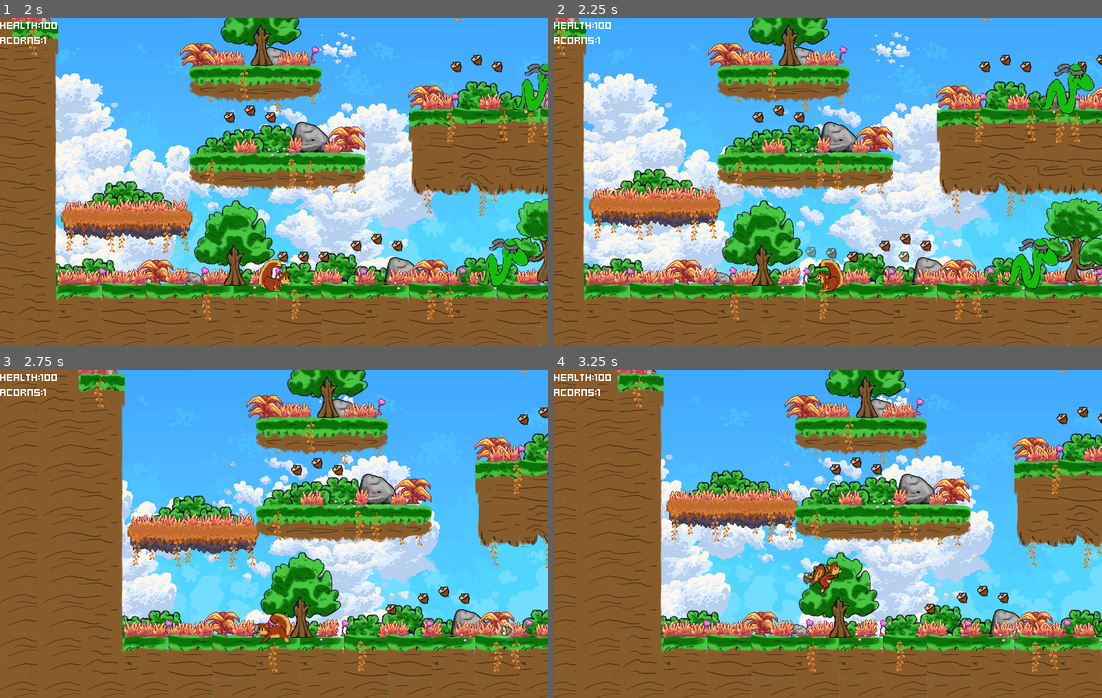
Above: before the commit, frames 1-4 (two rows, left to right).
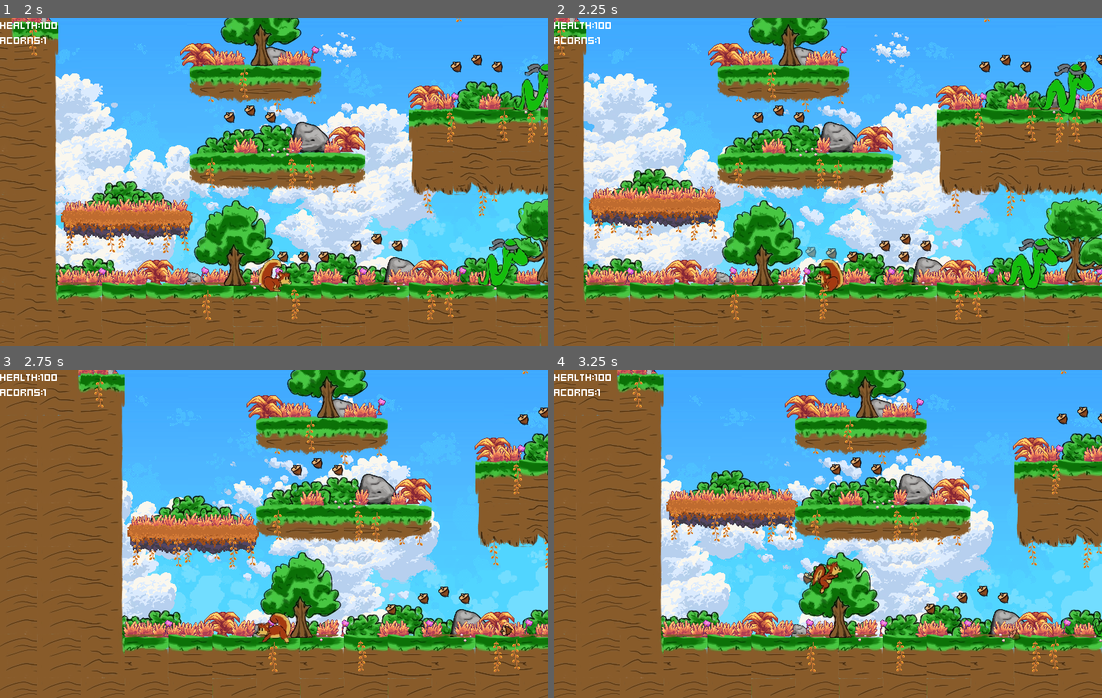
Above: after the commit, the same moments.

Repository: KieranL/ratatoskr
Game: Godot game, scene res://game_singleplayer.tscn
Same seed, same stepped clock (60 frames per second), same inputs: the game is played once before the commit and once after it.
Inputs:
- Up to frame 1 (2 s): hold Right (move_right) from 0.53 s (still down); tap Q (melee) at 0.6 s; tap Space (jump) at 0.77, 1.52 s; tap Shift (run) at 1.35 s
- Up to frame 2 (2.25 s): release Right (move_right) at 2.03 s; hold Left (move_left) from 2.03 s (still down); tap Z (spit) at 2.1 s
- Up to frame 3 (2.75 s): keep holding Left (move_left)
- Up to frame 4 (3.25 s): release Left (move_left) at 2.78 s; hold Right (move_right) from 2.78 s (still down); tap Q (melee) at 2.85 s; tap Space (jump) at 3.02 s

Frame 1 is identical in both runs. In frame 2, less than 0.1% of the frame differs, in the area x 62-66%, y 70-76%; in frame 3, 0.1%, in the area x 90-94%, y 77-83%; in frame 4, less than 0.1%.

Commit message:
remove glowing nuts

Diff:
--- a/scenes/maingame/player/nut_projectile.tscn
+++ b/scenes/maingame/player/nut_projectile.tscn
@@ -12,19 +12,6 @@
 blend_mode = 1
 
 [sub_resource type="CanvasItemMaterial" id="3"]
-
-[sub_resource type="CanvasItemMaterial" id="CanvasItemMaterial_ltbhv"]
-blend_mode = 1
-
-[sub_resource type="Gradient" id="Gradient_o13ul"]
-interpolation_mode = 2
-colors = PackedColorArray(1, 1, 1, 1, 1, 1, 1, 0)
-
-[sub_resource type="GradientTexture2D" id="GradientTexture2D_0sj74"]
-gradient = SubResource("Gradient_o13ul")
-fill = 1
-fill_from = Vector2(0.5, 0.5)
-fill_to = Vector2(0.5, 0.01)
 
 [sub_resource type="CircleShape2D" id="4"]
 radius = 8.0
@@ -119,12 +106,6 @@
 material = SubResource("3")
 texture = ExtResource("1")
 
-[node name="Glow" type="Sprite2D" parent="Sprite2D"]
-modulate = Color(0.501961, 1, 1, 0.25098)
-material = SubResource("CanvasItemMaterial_ltbhv")
-scale = Vector2(0.667, 0.667)
-texture = SubResource("GradientTexture2D_0sj74")
-
 [node name="CollisionShape2D" type="CollisionShape2D" parent="."]
 shape = SubResource("4")
 
Not shown: 1 places in scenes/maingame/player/nut_projectile.tscn that only renumber resources
